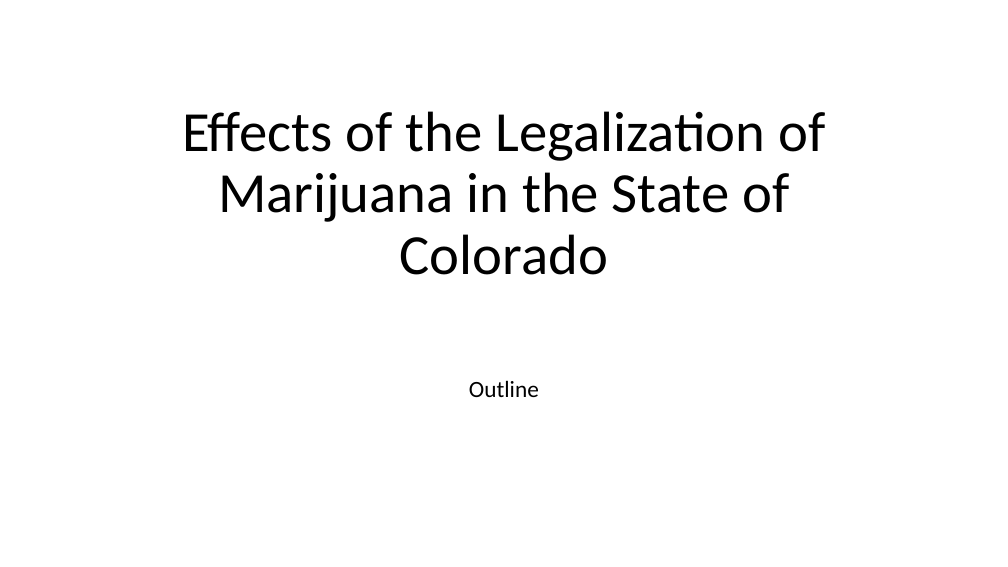
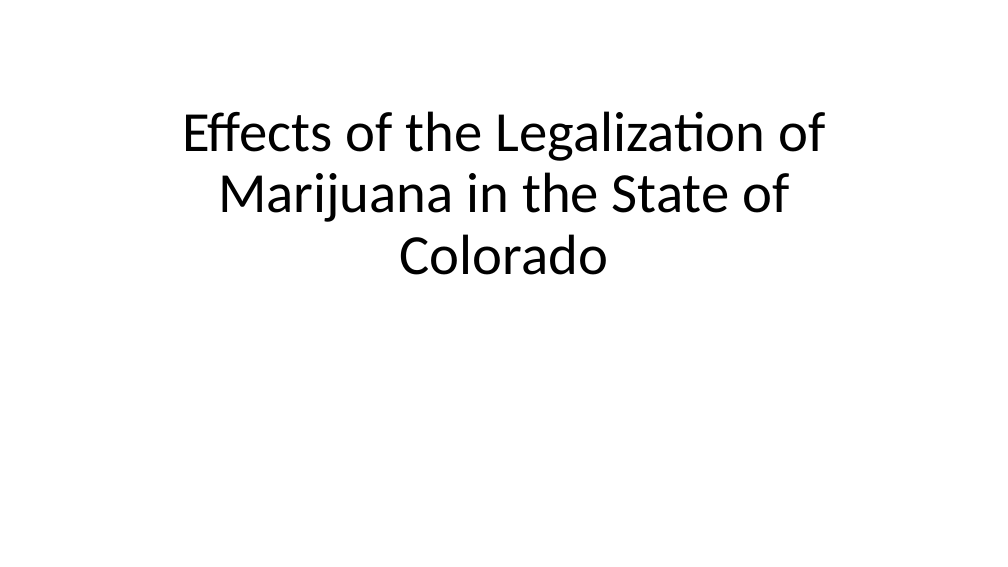
Before and after one commit to zdsteele/Project_1, a slide deck: slide 1 of Outline.pptx. Drawn at 1008x567 pixels with LibreOffice and Linux fonts; fonts in the diff are those of the drawing. Boxes give left, top, right and bottom in pixels: in the first picture for what was removed or moved away, otherwise in the second. Text is boxed around its words. In the diff, an @@ line names an element or a change of style, - is before the commit and + after.

```diff
--- a/Outline.pptx
+++ b/Outline.pptx
@@ subtitle removed at (469,380,539,397) @@
-Outline
```
Also in this commit, not shown: 2 other slides changed, 3 slides added, 3 slides removed.
